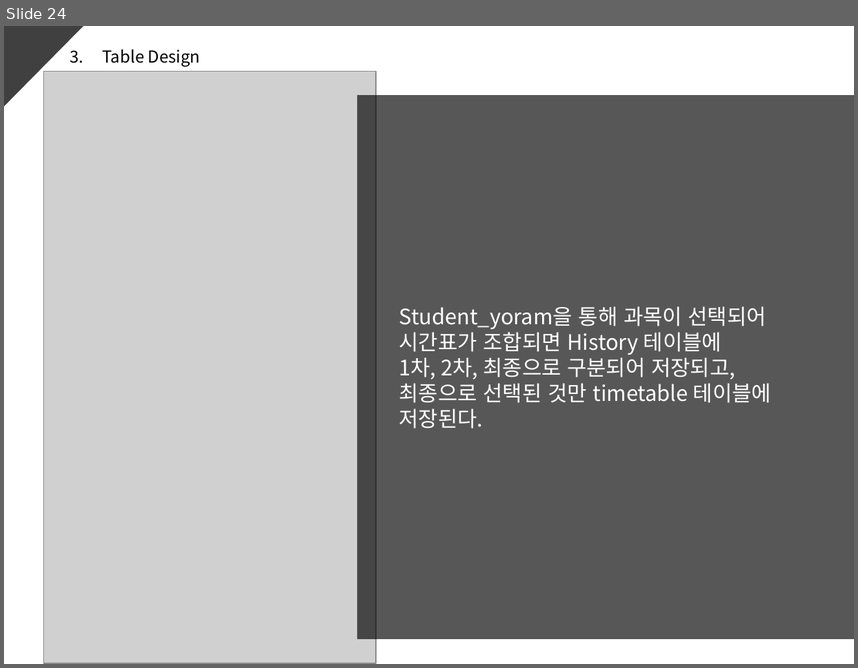
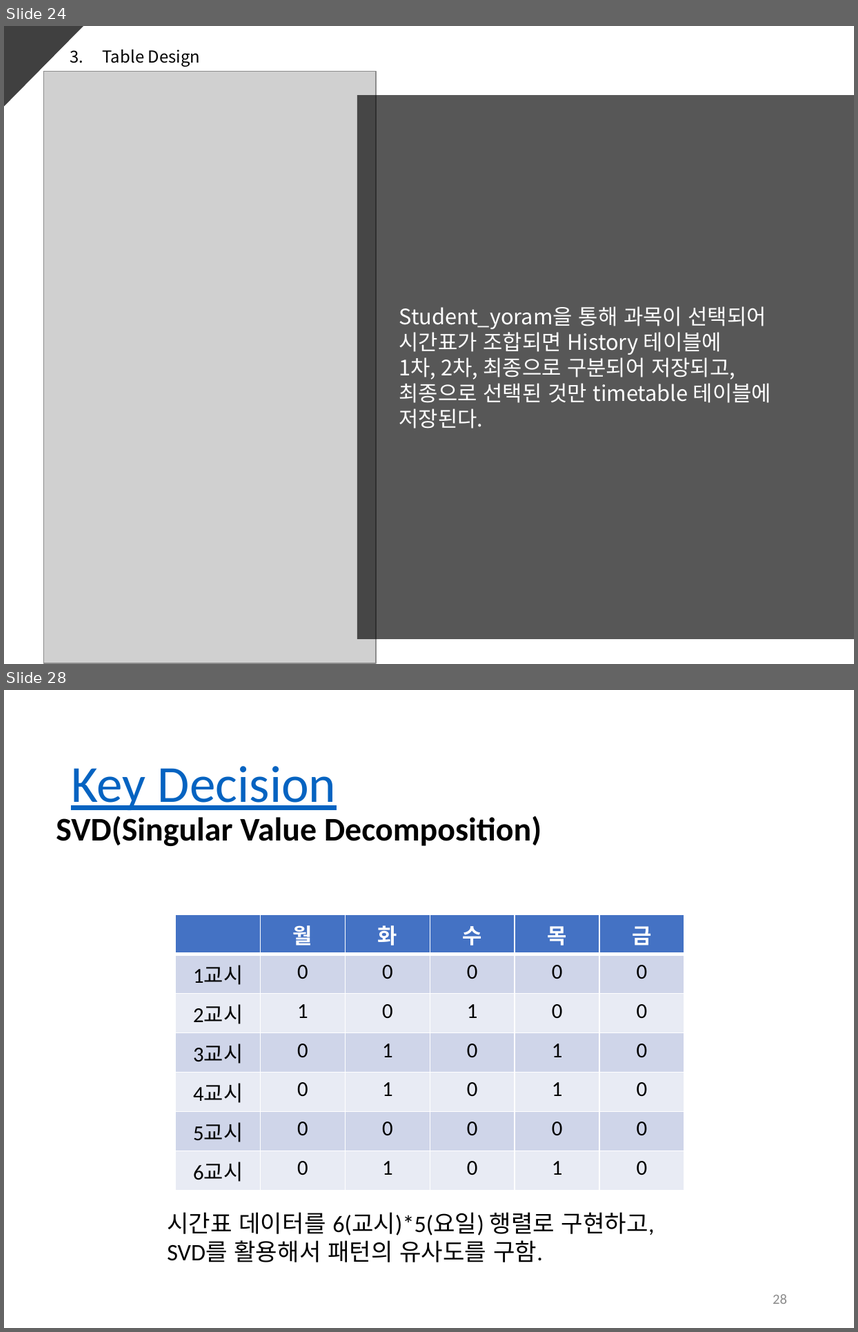
Before and after one commit to ed-jinyoung-park/SoftwareTeam2, a slide deck: 최종산출물/2팀_SAD 2.0.pptx. Shown one above the other, each under a label of ours: slide 24 before the commit, slides 24 and 28 after it; the slides between them are not shown. The pictures are 858x668 and 858x1332 pixels, drawn with LibreOffice and Linux fonts; fonts in the diff are those of the drawing; grey boxes stand for pictures. Boxes give left, top, right and bottom in pixels: in the first picture for what was removed or moved away, otherwise in the second. Text is boxed around its words. In the diff, an @@ line names an element or a change of style, - is before the commit and + after.

```diff
--- a/최종산출물/2팀_SAD 2.0.pptx
+++ b/최종산출물/2팀_SAD 2.0.pptx
@@ slide 28 added at box(4, 690, 854, 1328), background #FFFFFF @@
@@ title added at box(71, 766, 337, 810), 44 pt, text #0563C1, underline @@
+Key Decision
@@ text added at box(56, 816, 542, 846), 28 pt, text #000000, bold @@
+SVD(Singular Value Decomposition)
@@ table added at box(176, 914, 686, 1184), 7 rows, 6 columns @@
+ | 월 | 화 | 수 | 목 | 금
+1교시 | 0 | 0 | 0 | 0 | 0
+2교시 | 1 | 0 | 1 | 0 | 0
+3교시 | 0 | 1 | 0 | 1 | 0
+4교시 | 0 | 1 | 0 | 1 | 0
+5교시 | 0 | 0 | 0 | 0 | 0
+6교시 | 0 | 1 | 0 | 1 | 0
@@ text added at box(167, 1212, 655, 1262), 20 pt, text #000000 @@
+시간표 데이터를 6(교시)*5(요일) 행렬로 구현하고,
+SVD를 활용해서 패턴의 유사도를 구함.
@@ page number added at box(773, 1294, 787, 1303), 12 pt, text #8C8C8C @@
+28
```
Also in this commit, not shown: 1 slide changed, 8 other slides added, 8 slides removed.
